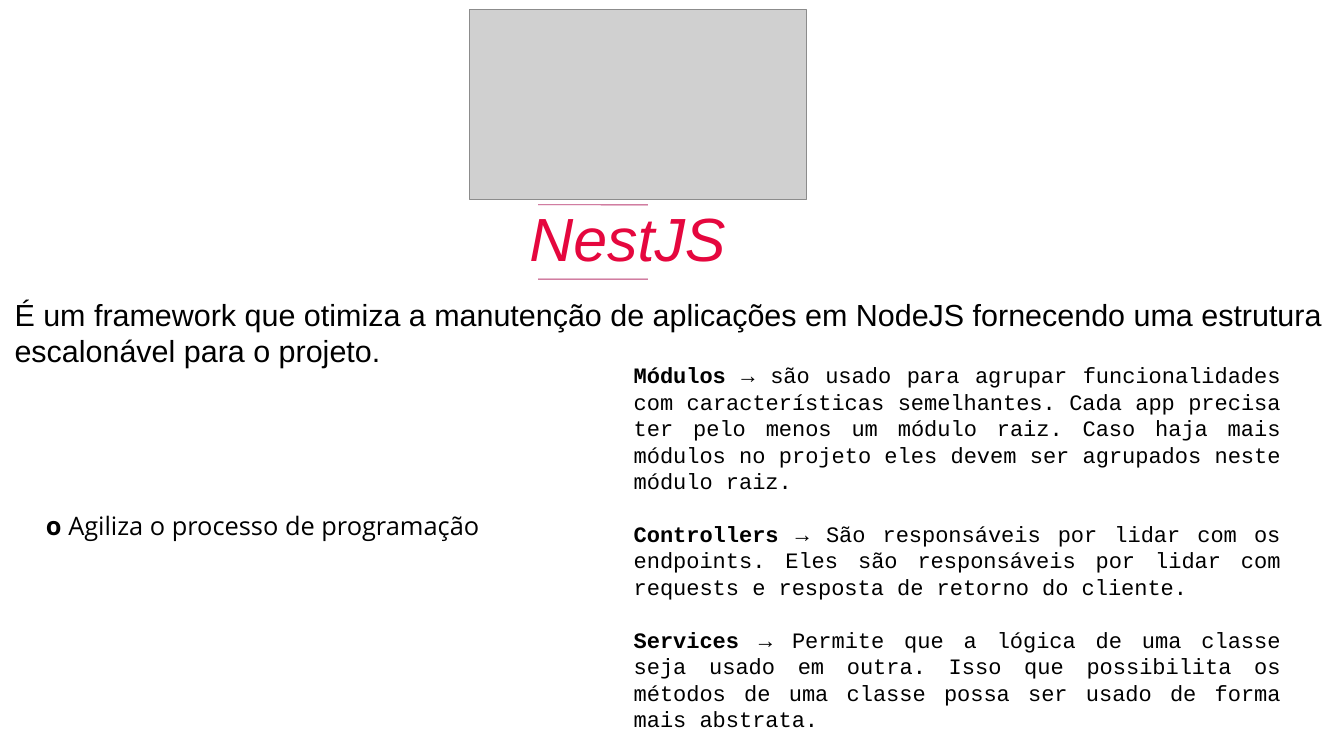
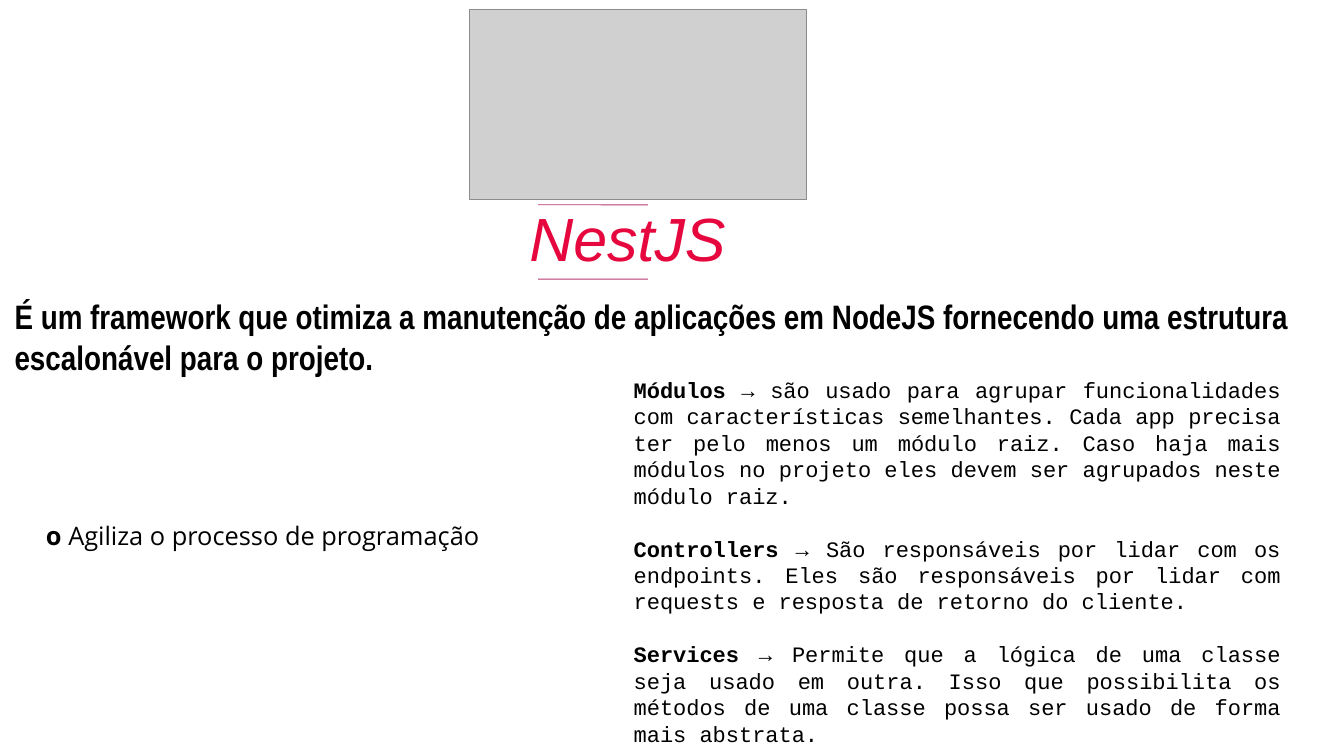
Before and after one commit to and2carvalho/cepJS, a slide deck: slide 1 of apesentacaoNestJS.pptx. Drawn at 1344x756 pixels with LibreOffice and Linux fonts; fonts in the diff are those of the drawing; grey boxes stand for pictures. Boxes give left, top, right and bottom in pixels: in the first picture for what was removed or moved away, otherwise in the second. Text is boxed around its words. In the diff, an @@ line names an element or a change of style, - is before the commit and + after.

```diff
--- a/apesentacaoNestJS.pptx
+++ b/apesentacaoNestJS.pptx
@@ text "É um framework que otimiza ..." at bbox=[15, 302, 1287, 376]: size 18 to 20 pt, font Arial to Arial Narrow, bold on @@
@@ text "Módulos → são usado para ...": place and size @@
-text "Módulos → são usado para ..." at bbox=[634, 367, 1281, 728]
+text "Módulos → são usado para ..." at bbox=[634, 382, 1281, 743]
@@ text "o Agiliza o processo de ...": place and size @@
-text "o Agiliza o processo de ..." at bbox=[46, 515, 479, 541]
+text "o Agiliza o processo de ..." at bbox=[46, 525, 479, 551]
```
Also in this commit, not shown: 6 other slides changed, 1 slide added.
